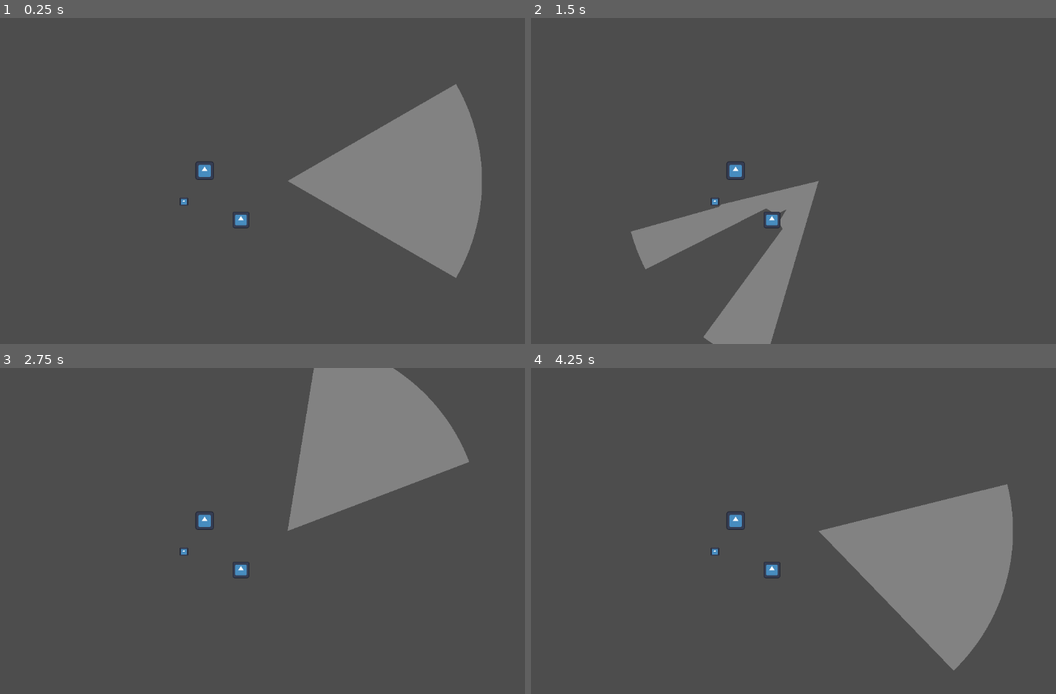
Above: before the commit, frames 1-4 (two rows, left to right).
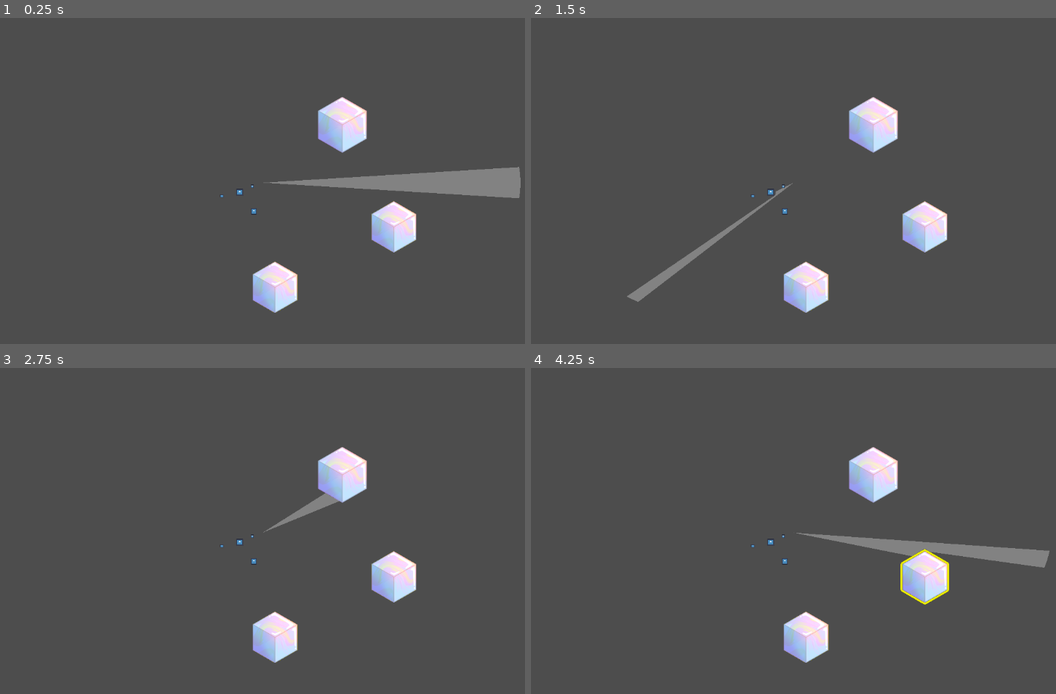
Above: after the commit, the same moments.

Repository: Trashpanda-GameDev/BubbleTown
Game: Godot game, scene res://scenes/capture_camera_origin.tscn
Same seed, same stepped clock (60 frames per second), same inputs: the game is played once before the commit and once after it. This scene is started directly instead of the project's main scene. The engine's default icon, where the game draws it, is replaced by a stand-in: a white triangle on a blue panel in a dark square.
Inputs (mouse positions are in pixels of both pictures, inside the frame that each line leads up to):
- Up to frame 1 (0.25 s): no input
- Up to frame 2 (1.5 s): tap Enter at 0.5 s; move the mouse to (945, 164) at 0.52 s; hold D (movement_right) 0.53-1.25 s; tap O at 0.6 s; click (945, 164) at 0.67 s; drag from (704, 197) to (788, 246) at 1.27 s
- Up to frame 3 (2.75 s): move the mouse to (346, 459) at 2.02 s; hold D (movement_right) from 2.03 s (still down); tap Shift at 2.1 s; click (346, 459) at 2.17 s
- Up to frame 4 (4.25 s): release D (movement_right) at 2.75 s; drag from (788, 596) to (646, 482) at 2.77 s; move the mouse to (993, 579) at 3.52 s; hold A (movement_left) from 3.53 s (still down); tap O at 3.6 s; click (993, 579) at 3.67 s

The runs differ from the first frame. In frame 1, 13% of the frame differs, in the area x 34-100%, y 20-91%; in frame 2, 10%; in frame 3, 13%; in frame 4, 13%, in the area x 34-99%, y 24-93%.

Commit message:
Adds highlighter

Diff:
--- /dev/null
+++ b/assets/group_outline.gdshader
@@ -0,0 +1,37 @@
+// This program draws an outline around sprites grouped under a CanvasGroup node.
+shader_type canvas_item;
+
+uniform sampler2D screen_texture : hint_screen_texture, filter_linear_mipmap;
+uniform vec4 line_color : source_color = vec4(0, 0, 0, 1);
+uniform float line_thickness = 4.0;
+uniform vec2 viewport_scale = vec2(1.0);
+
+
+void vertex() {
+	VERTEX += (UV * 2.0 - 1.0) * line_thickness;
+}
+
+
+void fragment() {
+    vec2 uv = SCREEN_UV;
+    vec2 size = (SCREEN_PIXEL_SIZE * line_thickness) * viewport_scale;
+
+
+    float outline = texture(screen_texture, uv + vec2(-size.x, 0)).a;
+    outline += texture(screen_texture, uv + vec2(0, size.y)).a;
+    outline += texture(screen_texture, uv + vec2(size.x, 0)).a;
+    outline += texture(screen_texture, uv + vec2(0, -size.y)).a;
+    outline += texture(screen_texture, uv + vec2(-size.x * 0.866, size.y * 0.5)).a;
+    outline += texture(screen_texture, uv + vec2(-size.x * 0.5, size.y * 0.866)).a;
+    outline += texture(screen_texture, uv + vec2(size.x * 0.866, size.y * 0.5)).a;
+    outline += texture(screen_texture, uv + vec2(size.x * 0.5, size.y * 0.866)).a;
+    outline += texture(screen_texture, uv + vec2(-size.x * 0.866, -size.y * 0.5)).a;
+    outline += texture(screen_texture, uv + vec2(-size.x * 0.5, -size.y * 0.866)).a;
+    outline += texture(screen_texture, uv + vec2(size.x * 0.866, -size.y * 0.5)).a;
+    outline += texture(screen_texture, uv + vec2(size.x * 0.5, -size.y * 0.866)).a;
+    outline = min(outline, 1.0);
+
+	vec4 screen_color = texture(screen_texture, SCREEN_UV);
+	COLOR = mix(screen_color, line_color, outline - screen_color.a);
+
+}
--- a/scenes/capture_camera_origin.tscn
+++ b/scenes/capture_camera_origin.tscn
@@ -1,24 +1,122 @@
-[gd_scene load_steps=5 format=3 uid="uid://gjki46qw4x5m"]
+[gd_scene load_steps=11 format=3 uid="uid://gjki46qw4x5m"]
 
 [ext_resource type="PackedScene" uid="uid://iroojfk3nc1y" path="res://scenes/vision_cone.tscn" id="2_7a6ig"]
 [ext_resource type="Texture2D" uid="uid://dp4ofqm66onex" path="res://icon.svg" id="2_wyc0j"]
+[ext_resource type="Texture2D" uid="uid://bh5ogjitlddnx" path="res://assets/tile_placeholder.png" id="3_wyc0j"]
+[ext_resource type="PackedScene" uid="uid://bgor1txup4k06" path="res://scenes/cube_with_highlight.tscn" id="4_bo3sq"]
 
 [sub_resource type="CircleShape2D" id="CircleShape2D_pkdq1"]
 
 [sub_resource type="CircleShape2D" id="CircleShape2D_7a6ig"]
 radius = 5.0
 
+[sub_resource type="Shader" id="Shader_8j81y"]
+resource_local_to_scene = true
+code = "// This program draws an outline around sprites grouped under a CanvasGroup node.
+shader_type canvas_item;
+
+uniform sampler2D screen_texture : hint_screen_texture, filter_linear_mipmap;
+uniform vec4 line_color : source_color = vec4(0, 0, 0, 1);
+uniform float line_thickness = 4.0;
+uniform vec2 viewport_scale = vec2(1.0);
+
+
+void vertex() {
+	VERTEX += (UV * 2.0 - 1.0) * line_thickness;
+}
+
+
+void fragment() {
+    vec2 uv = SCREEN_UV;
+    vec2 size = (SCREEN_PIXEL_SIZE * line_thickness) * viewport_scale;
+
+
+    float outline = texture(screen_texture, uv + vec2(-size.x, 0)).a;
+    outline += texture(screen_texture, uv + vec2(0, size.y)).a;
+    outline += texture(screen_texture, uv + vec2(size.x, 0)).a;
+    outline += texture(screen_texture, uv + vec2(0, -size.y)).a;
+    outline += texture(screen_texture, uv + vec2(-size.x * 0.866, size.y * 0.5)).a;
+    outline += texture(screen_texture, uv + vec2(-size.x * 0.5, size.y * 0.866)).a;
+    outline += texture(screen_texture, uv + vec2(size.x * 0.866, size.y * 0.5)).a;
+    outline += texture(screen_texture, uv + vec2(size.x * 0.5, size.y * 0.866)).a;
+    outline += texture(screen_texture, uv + vec2(-size.x * 0.866, -size.y * 0.5)).a;
+    outline += texture(screen_texture, uv + vec2(-size.x * 0.5, -size.y * 0.866)).a;
+    outline += texture(screen_texture, uv + vec2(size.x * 0.866, -size.y * 0.5)).a;
+    outline += texture(screen_texture, uv + vec2(size.x * 0.5, -size.y * 0.866)).a;
+    outline = min(outline, 1.0);
+
+	vec4 screen_color = texture(screen_texture, SCREEN_UV);
+	COLOR = mix(screen_color, line_color, outline - screen_color.a);
+
+}
+"
+
+[sub_resource type="ShaderMaterial" id="ShaderMaterial_8loyu"]
+resource_local_to_scene = true
+shader = SubResource("Shader_8j81y")
+shader_parameter/line_color = Color(0, 0, 0, 1)
+shader_parameter/line_thickness = 3.0
+shader_parameter/viewport_scale = Vector2(1, 1)
+
+[sub_resource type="Shader" id="Shader_bo3sq"]
+resource_local_to_scene = true
+code = "// This program draws an outline around sprites grouped under a CanvasGroup node.
+shader_type canvas_item;
+
+uniform sampler2D screen_texture : hint_screen_texture, filter_linear_mipmap;
+uniform vec4 line_color : source_color = vec4(0, 0, 0, 1);
+uniform float line_thickness = 4.0;
+uniform vec2 viewport_scale = vec2(1.0);
+
+
+void vertex() {
+	VERTEX += (UV * 2.0 - 1.0) * line_thickness;
+}
+
+
+void fragment() {
+    vec2 uv = SCREEN_UV;
+    vec2 size = (SCREEN_PIXEL_SIZE * line_thickness) * viewport_scale;
+
+
+    float outline = texture(screen_texture, uv + vec2(-size.x, 0)).a;
+    outline += texture(screen_texture, uv + vec2(0, size.y)).a;
+    outline += texture(screen_texture, uv + vec2(size.x, 0)).a;
+    outline += texture(screen_texture, uv + vec2(0, -size.y)).a;
+    outline += texture(screen_texture, uv + vec2(-size.x * 0.866, size.y * 0.5)).a;
+    outline += texture(screen_texture, uv + vec2(-size.x * 0.5, size.y * 0.866)).a;
+    outline += texture(screen_texture, uv + vec2(size.x * 0.866, size.y * 0.5)).a;
+    outline += texture(screen_texture, uv + vec2(size.x * 0.5, size.y * 0.866)).a;
+    outline += texture(screen_texture, uv + vec2(-size.x * 0.866, -size.y * 0.5)).a;
+    outline += texture(screen_texture, uv + vec2(-size.x * 0.5, -size.y * 0.866)).a;
+    outline += texture(screen_texture, uv + vec2(size.x * 0.866, -size.y * 0.5)).a;
+    outline += texture(screen_texture, uv + vec2(size.x * 0.5, -size.y * 0.866)).a;
+    outline = min(outline, 1.0);
+
+	vec4 screen_color = texture(screen_texture, SCREEN_UV);
+	COLOR = mix(screen_color, line_color, outline - screen_color.a);
+
+}
+"
+
+[sub_resource type="ShaderMaterial" id="ShaderMaterial_8j81y"]
+resource_local_to_scene = true
+shader = SubResource("Shader_bo3sq")
+shader_parameter/line_color = Color(0, 0, 0, 1)
+shader_parameter/line_thickness = 3.0
+shader_parameter/viewport_scale = Vector2(1, 1)
+
 [node name="CaptureCameraOrigin" type="Node2D"]
 
-[node name="Camera2D" type="Camera2D" parent="."]
-zoom = Vector2(2.57, 2.57)
-
 [node name="VisionCone" parent="." instance=ExtResource("2_7a6ig")]
-cone_range = 150.0
-raycast_density = 120
+position = Vector2(526.117, 324.895)
+scale = Vector2(0.998975, 1)
+cone_angle = 12.0
+cone_range = 512.0
+raycast_density = 200
 
 [node name="Sprite2D" type="StaticBody2D" parent="."]
-position = Vector2(-64, -8)
+position = Vector2(480.833, 343.663)
 
 [node name="CollisionShape2D" type="CollisionShape2D" parent="Sprite2D"]
 shape = SubResource("CircleShape2D_pkdq1")
@@ -28,7 +126,7 @@
 texture = ExtResource("2_wyc0j")
 
 [node name="hidden" type="StaticBody2D" parent="."]
-position = Vector2(-80, 16)
+position = Vector2(445.444, 351.242)
 
 [node name="CollisionShape2D" type="CollisionShape2D" parent="hidden"]
 shape = SubResource("CircleShape2D_7a6ig")
@@ -37,14 +135,53 @@
 scale = Vector2(0.05, 0.05)
 texture = ExtResource("2_wyc0j")
 
-[node name="hidden2" type="StaticBody2D" parent="."]
-position = Vector2(-36, 30)
+[node name="hidden3" type="StaticBody2D" parent="."]
+position = Vector2(505.589, 332.051)
+collision_layer = 2
+collision_mask = 3
 
-[node name="CollisionPolygon2D" type="CollisionPolygon2D" parent="hidden2"]
+[node name="CollisionShape2D" type="CollisionShape2D" parent="hidden3"]
+shape = SubResource("CircleShape2D_7a6ig")
+
+[node name="Sprite2D" type="Sprite2D" parent="hidden3"]
+scale = Vector2(0.05, 0.05)
+texture = ExtResource("2_wyc0j")
+
+[node name="concaveShape" type="StaticBody2D" parent="."]
+position = Vector2(508.833, 381.663)
+
+[node name="CollisionPolygon2D" type="CollisionPolygon2D" parent="concaveShape"]
 position = Vector2(-3, -3)
 scale = Vector2(11.22, 14.375)
 polygon = PackedVector2Array(-0.155736, -0.417391, 0.557277, -0.0695652, 1.27029, -0.347826, 1, 0, 0.73553, 0.347826, 1.00291, 0.695652, -0.0666094, 0.695652, -0.601369, 0.278261)
 
-[node name="Sprite2D" type="Sprite2D" parent="hidden2"]
+[node name="Sprite2D" type="Sprite2D" parent="concaveShape"]
 scale = Vector2(0.1, 0.1)
 texture = ExtResource("2_wyc0j")
+
+[node name="ingame_cube2" type="StaticBody2D" parent="."]
+position = Vector2(684.415, 209.764)
+scale = Vector2(4.34364, 4.34364)
+
+[node name="CollisionPolygon2D" type="CollisionPolygon2D" parent="ingame_cube2"]
+position = Vector2(-3, -3)
+scale = Vector2(11.22, 14.375)
+polygon = PackedVector2Array(-0.72045, -0.238099, 0.26237, -0.686388, 1.25545, -0.230352, 1.25637, 0.654474, 0.269469, 1.10217, -0.722208, 0.654669)
+
+[node name="Sprite2D" type="Sprite2D" parent="ingame_cube2"]
+scale = Vector2(0.1, 0.1)
+texture = ExtResource("3_wyc0j")
+
+[node name="CubeWithHighlight3" parent="." instance=ExtResource("4_bo3sq")]
+material = SubResource("ShaderMaterial_8loyu")
+position = Vector2(786.573, 412.774)
+
+[node name="CubeWithHighlight2" parent="." instance=ExtResource("4_bo3sq")]
+material = SubResource("ShaderMaterial_8j81y")
+position = Vector2(550.792, 532.735)
+scale = Vector2(3.9963, 3.9963)
+
+[node name="Camera2D" type="Camera2D" parent="."]
+position = Vector2(575.76, 321.509)
+
+[connection signal="hidden" from="VisionCone" to="VisionCone" method="_on_hidden"]
--- /dev/null
+++ b/scenes/cube_with_highlight.tscn
@@ -0,0 +1,34 @@
+[gd_scene load_steps=5 format=3 uid="uid://bgor1txup4k06"]
+
+[ext_resource type="Shader" path="res://assets/group_outline.gdshader" id="1_2xmdr"]
+[ext_resource type="Texture2D" uid="uid://bh5ogjitlddnx" path="res://assets/tile_placeholder.png" id="2_crm0y"]
+
+[sub_resource type="ShaderMaterial" id="ShaderMaterial_bo3sq"]
+resource_local_to_scene = true
+shader = ExtResource("1_2xmdr")
+shader_parameter/line_color = Color(0, 0, 0, 1)
+shader_parameter/line_thickness = 3.0
+shader_parameter/viewport_scale = Vector2(1, 1)
+
+[sub_resource type="ShaderMaterial" id="ShaderMaterial_8j81y"]
+resource_local_to_scene = true
+shader = ExtResource("1_2xmdr")
+shader_parameter/line_color = Color(0.917647, 0.921569, 0, 1)
+shader_parameter/line_thickness = 0.0
+shader_parameter/viewport_scale = Vector2(1, 1)
+
+[node name="CubeWithHighlight2" type="StaticBody2D"]
+material = SubResource("ShaderMaterial_bo3sq")
+scale = Vector2(4, 4)
+
+[node name="CollisionPolygon2D" type="CollisionPolygon2D" parent="."]
+position = Vector2(-3, -3)
+scale = Vector2(11.22, 14.375)
+polygon = PackedVector2Array(-0.72045, -0.238099, 0.26237, -0.686388, 1.25545, -0.230352, 1.25637, 0.654474, 0.269469, 1.10217, -0.722208, 0.654669)
+
+[node name="Highlight" type="CanvasGroup" parent="."]
+material = SubResource("ShaderMaterial_8j81y")
+
+[node name="Sprite2D" type="Sprite2D" parent="Highlight"]
+scale = Vector2(0.1, 0.1)
+texture = ExtResource("2_crm0y")
--- a/scripts/vision_cone.gd
+++ b/scripts/vision_cone.gd
@@ -10,18 +10,57 @@
 @export_category("Raycasts")
 @export var raycast_density := 32 ## the amount of raycasts spread throughout the cone more density is higher accuracy detection, but less performance
 @export var update_frequency := 60.0 ## physics updates per second, higher number is less jitter but more calculations
-@export_flags_2d_physics var detection_layers: int = 1 ## the layers of collision objects that can be detected by the raycasts
+@export_flags_2d_physics var blocking_layers: int = 1 ## the layers of collision objects that can be detected by the raycasts and block vision
+@export_flags_2d_physics var pass_through_layers: int = 2  ## the layers of collision objects that can be detected by the raycasts
 
+var cone_points: PackedVector2Array
+var iso_y_scale := 0.58  # Typical isometric Y scale factor
 var current_rotation := 0.0
-var cone_points: PackedVector2Array
 var update_timer := 0.0
 var target_rotation := 0.0
+var hit_objects = {}
 
 func _ready():
 	check_obstacles()
 
 func _draw():
+	if(!self.visible): return;
+
 	draw_colored_polygon(cone_points, cone_color)
+
+func _process(delta):
+	handle_mouse_input()
+	handle_controller_input()
+
+	if(!self.visible): return;
+
+	# Smooth the rotation
+	current_rotation = lerp_angle(current_rotation, target_rotation, rotation_speed * delta)
+	check_obstacles()
+
+func _physics_process(delta):
+	if(!self.visible): return;
+
+	clear_last_frames_hitobjects()
+	update_timer += delta
+	if update_timer >= 1.0 / update_frequency:
+		update_timer = 0.0
+		check_obstacles()
+
+func get_current_objects_in_view() -> Array:
+	var currentObjects = []
+	for obj in hit_objects:
+		if obj is CanvasGroup:
+			currentObjects.push(obj)
+
+	return currentObjects
+
+func clear_last_frames_hitobjects() -> void:
+	# Clear previous frame's hit objects
+	for obj in hit_objects:
+		if obj is CanvasGroup:
+			obj.material.set_shader_parameter("line_thickness", 0.0)
+	hit_objects.clear()
 
 func update_cone_shape():
 	cone_points = PackedVector2Array()
@@ -40,12 +79,6 @@
 
 	queue_redraw() # ensure visual update
 
-func _physics_process(delta):
-	update_timer += delta
-	if update_timer >= 1.0 / update_frequency:
-		update_timer = 0.0
-		check_obstacles()
-
 func check_obstacles():
 	var space_state = get_world_2d().direct_space_state
 	var updated_points = PackedVector2Array([Vector2.ZERO])
@@ -54,42 +87,45 @@
 
 	for i in range(raycast_density + 1):
 		var base_angle = lerp(angle_start, angle_end, float(i) / raycast_density)
-		# Use current_rotation instead of target_rotation for smooth transitions
 		var angle = deg_to_rad(base_angle) + current_rotation
-		var ray_direction = Vector2(cos(angle), sin(angle)) * cone_range
+		var ray_direction = Vector2( cos(angle) * cone_range, sin(angle) * cone_range * iso_y_scale	)
 
-		var query = PhysicsRayQueryParameters2D.create(
-			global_position,
-			global_position + ray_direction
-		)
-		query.collision_mask = detection_layers
+		var query = PhysicsRayQueryParameters2D.create( global_position, global_position + ray_direction )
+		query.collision_mask = blocking_layers
+
 		var result = space_state.intersect_ray(query)
+		if result:
+			var highlightNode : CanvasGroup = result.collider.find_child("Highlight")
+			# Store hit object's CanvasGroup
+			if highlightNode is CanvasGroup:
+				var canvas_group = highlightNode
+				if not hit_objects.has(highlightNode):
+					hit_objects[canvas_group] = true
+					canvas_group.material.set_shader_parameter("line_thickness", 4.0)
 
-		if result:
-			var local_collision = result.position - global_position
-			updated_points.append(local_collision)
+			if result.collider.collision_layer & pass_through_layers:
+				updated_points.append(ray_direction)
+			else:
+				var local_collision = result.position - global_position
+				updated_points.append(local_collision)
 		else:
 			updated_points.append(ray_direction)
 
 	cone_points = updated_points
 	queue_redraw()
 
-func _process(delta):
-	handle_mouse_input()
-	handle_controller_input()
-	# Smooth the rotation using lerp_angle
-	current_rotation = lerp_angle(current_rotation, target_rotation, rotation_speed * delta)
-	check_obstacles()
+func handle_mouse_input() -> void:
+	if(!self.visible): return;
 
-
-# Update handle_mouse_input to just store the angle
-func handle_mouse_input() -> void:
+	# get angle with mouse input
 	if Input.is_mouse_button_pressed(MOUSE_BUTTON_LEFT):
 		var mouse_pos = get_global_mouse_position()
 		target_rotation = (mouse_pos - global_position).angle()
 
-# Update handle_controller_input similarly
 func handle_controller_input() -> void:
+	if(!self.visible): return;
+
+	# get angle with controller input
 	var stick_input = Vector2(
 		Input.get_axis("camera_left", "camera_right"),
 		Input.get_axis("camera_up", "camera_down")
@@ -97,3 +133,6 @@
 
 	if stick_input.length() > 0.1:
 		target_rotation = stick_input.angle()
+
+func _on_hidden() -> void:
+	clear_last_frames_hitobjects()
